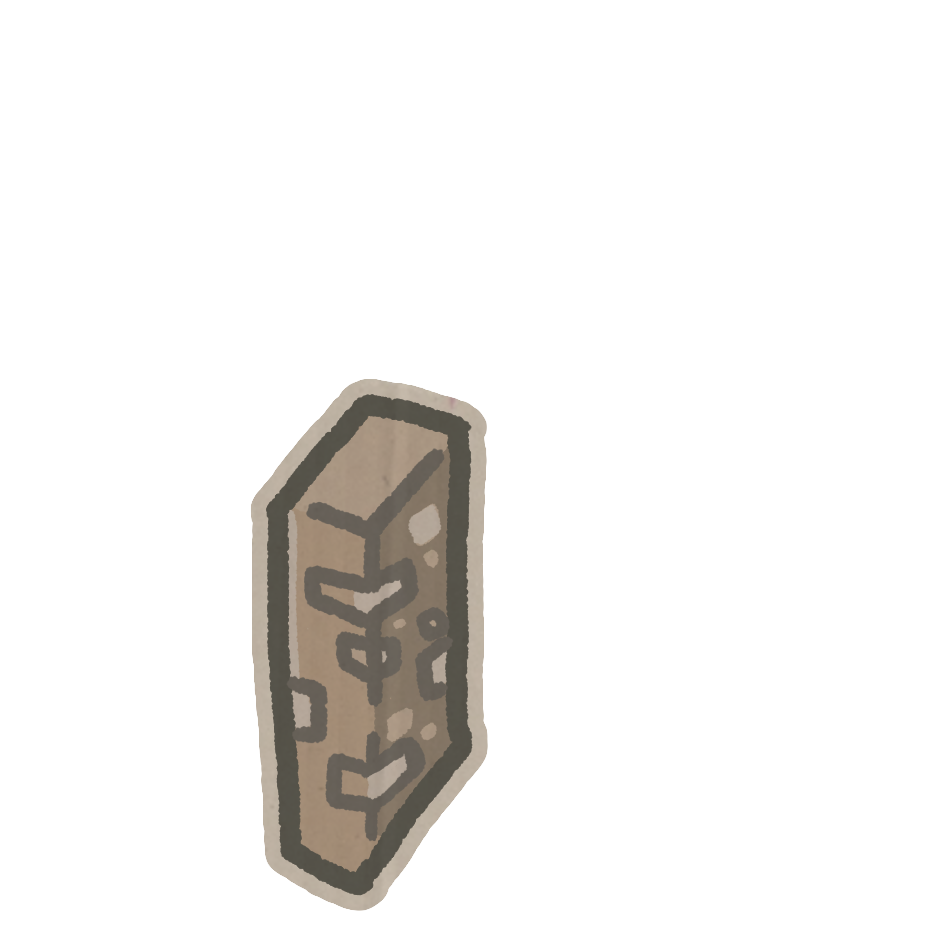
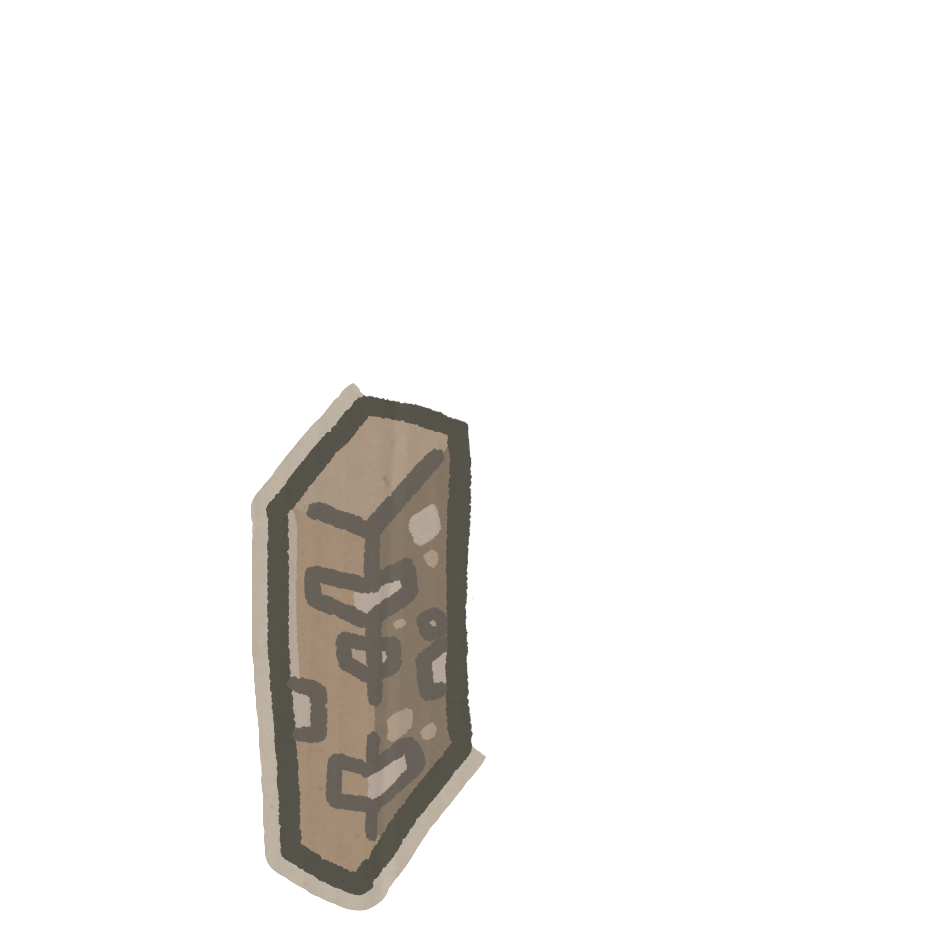
Layers edited between the first and the second 932x932 image:
pixels changed over (353, 379, 488, 757) (layer not identified)
